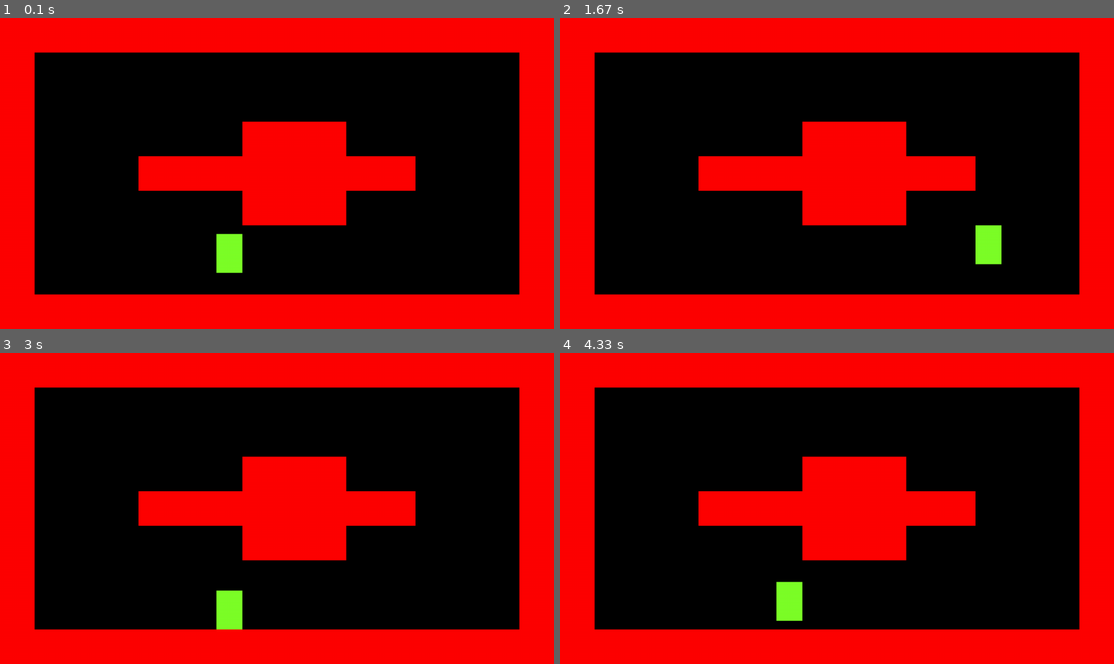
Above: before the commit, frames 1-4 (two rows, left to right).
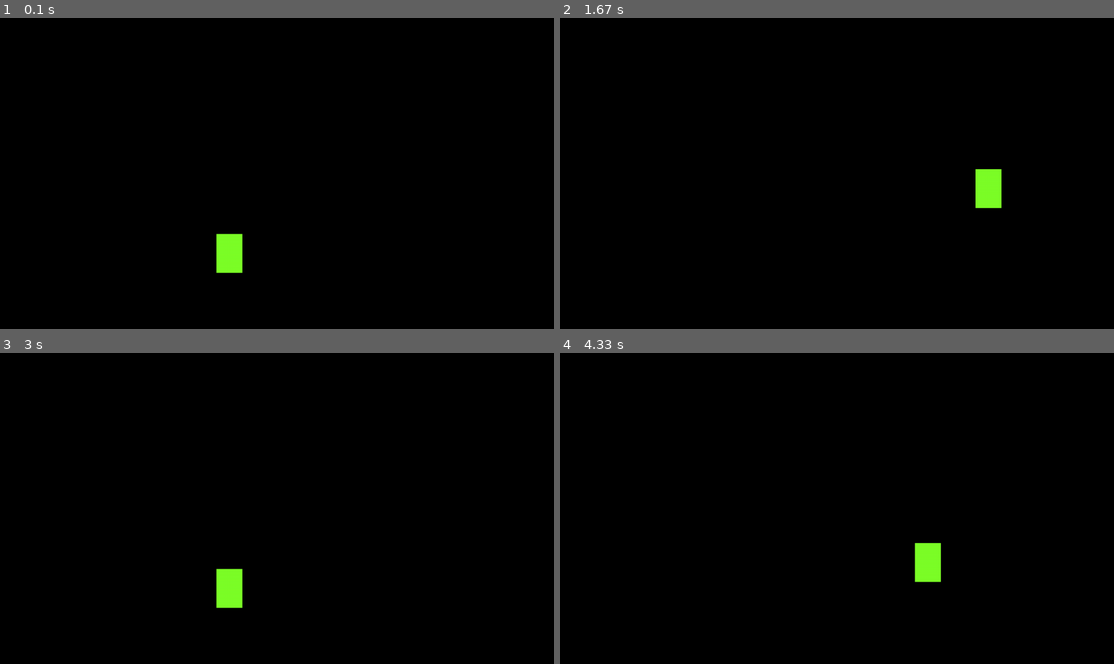
Above: after the commit, the same moments.

Repository: DJan03/pygame_self
Game: pygame game, started from main.py
Same seed, same stepped clock (60 frames per second), same inputs: the game is played once before the commit and once after it.
Inputs:
- Up to frame 1 (0.1 s): no input
- Up to frame 2 (1.67 s): hold Right 0.33-0.8 s; hold Up 0.83-1.13 s; hold Right 1.17-1.63 s
- Up to frame 3 (3 s): hold Left 1.67-2.2 s; hold Down 2.23-2.53 s; hold Left 2.57-2.97 s
- Up to frame 4 (4.33 s): hold Up 3-3.37 s; hold Right 3.4-4.03 s; hold Down from 4.07 s (still down)

The runs differ from the first frame. In frame 1, 42% of the frame differs, in the area x 0-100%, y 0-100%; in frame 2, 43%; in frame 3, 43%; in frame 4, 43%.

Commit message:
Simple moving

Diff:
--- a/main.py
+++ b/main.py
@@ -5,26 +5,6 @@
 window_size = (1280, 720)
 window = pygame.display.set_mode(window_size)
 pygame.display.set_caption("WhiteLight_remake")
-
-world = [
-    [1, 1, 1, 1, 1, 1, 1, 1, 1],
-    [1, 0, 0, 0, 0, 0, 0, 0, 1],
-    [1, 0, 0, 0, 0, 0, 0, 0, 1],
-    [1, 0, 0, 0, 0, 0, 0, 0, 1],
-    [1, 0, 0, 0, 1, 0, 0, 0, 1],
-    [1, 0, 0, 0, 1, 0, 0, 0, 1],
-    [1, 0, 0, 0, 1, 0, 0, 0, 1],
-    [1, 0, 0, 1, 1, 1, 0, 0, 1],
-    [1, 0, 0, 1, 1, 1, 0, 0, 1],
-    [1, 0, 0, 1, 1, 1, 0, 0, 1],
-    [1, 0, 0, 0, 1, 0, 0, 0, 1],
-    [1, 0, 0, 0, 1, 0, 0, 0, 1],
-    [1, 0, 0, 0, 0, 0, 0, 0, 1],
-    [1, 0, 0, 0, 0, 0, 0, 0, 1],
-    [1, 0, 0, 0, 0, 0, 0, 0, 1],
-    [1, 1, 1, 1, 1, 1, 1, 1, 1]
-]
-
 
 class Player:
     def __init__(self, x, y, width, height, speed):
@@ -43,14 +23,8 @@
         newX = self.x + dx
         newY = self.y + dy
 
-        if (
-                world[newX // 80][newY // 80] == 0 and
-                world[newX // 80][(newY + self.height - 1) // 80] == 0 and
-                world[(newX + self.width - 1) // 80][newY // 80] == 0 and
-                world[(newX + self.width - 1) // 80][(newY + self.height - 1) // 80] == 0
-        ):
-            self.x = newX
-            self.y = newY
+        self.x = newX
+        self.y = newY
 
     def draw(self):
         pygame.draw.rect(
@@ -91,11 +65,6 @@
 
     window.fill((0, 0, 0))
 
-    for i in range(len(world)):
-        for j in range(len(world[i])):
-            if (world[i][j] == 1):
-                pygame.draw.rect(window, (255, 0, 0), (i * 80, j * 80, 80, 80))
-
     player.draw()
     pygame.display.update()
 
